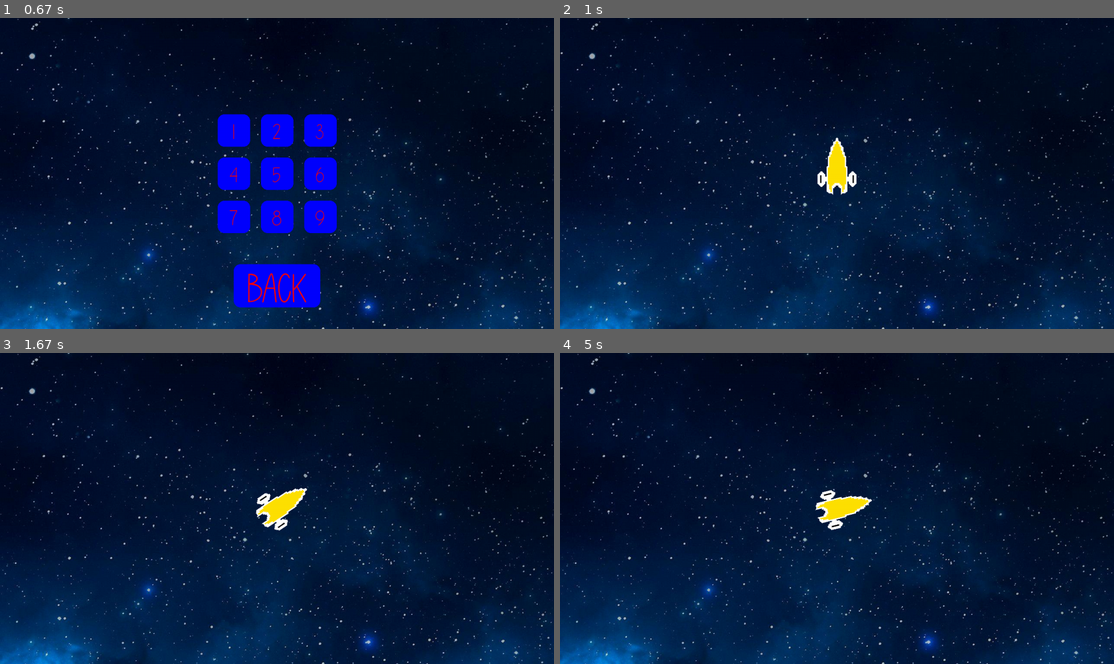
Above: before the commit, frames 1-4 (two rows, left to right).
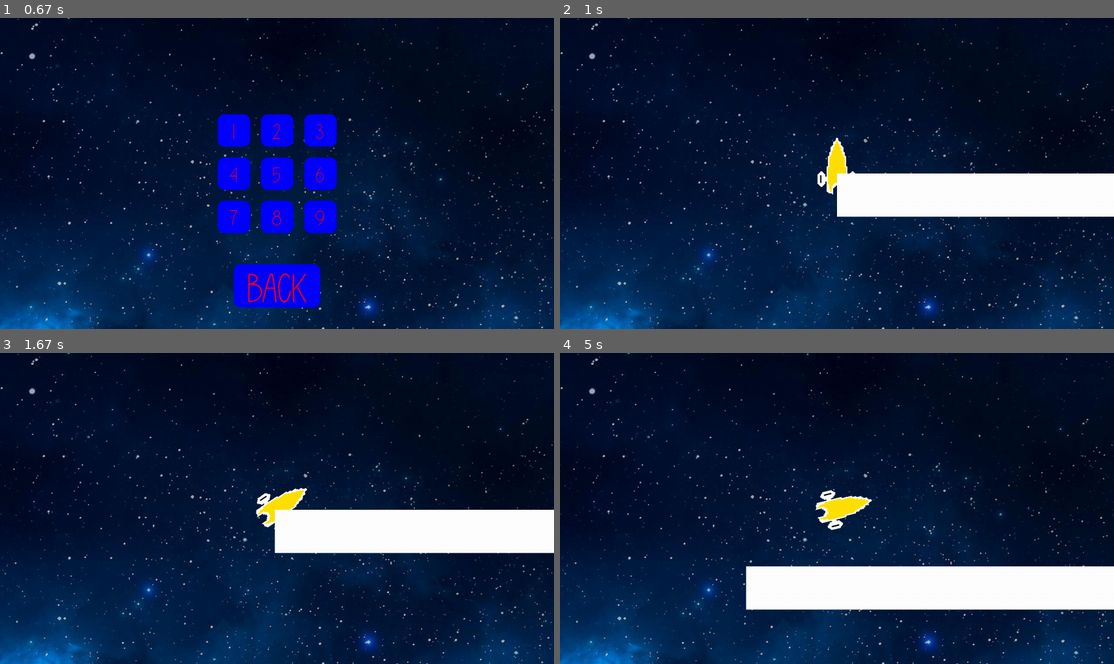
Above: after the commit, the same moments.

Repository: williamjamesj/pygame-project-williamjamesj
Game: pygame game, started from main.py
The game is run twice, just before and just after one commit, with the same random seed, the same clock (stepped at 60 frames per second) and the same inputs.
Inputs (mouse positions are in pixels of both pictures, inside the frame that each line leads up to):
- Up to frame 1 (0.67 s): click (277, 142) at 0.38 s
- Up to frame 2 (1 s): click (792, 129) at 0.72 s
- Up to frame 3 (1.67 s): hold Right 1-1.47 s; move the mouse to (454, 499) at 1.03 s; hold Up from 1.5 s (still down)
- Up to frame 4 (5 s): release Up at 1.8 s; hold Right 1.83-2.3 s; hold Left 2.33-2.87 s; hold Down 2.9-3.2 s; hold Left 3.23-3.63 s; hold Up 3.67-4.03 s; hold Right 4.07-4.7 s; hold Down from 4.73 s (still down)

Frame 1 is identical in both runs. In frame 2, 6.9% of the frame differs, in the area x 50-100%, y 50-65%; in frame 3, 7.0%; in frame 4, 9.3%, in the area x 33-100%, y 68-83%.

Commit message:
kinda works

Diff:
--- a/gameplay.py
+++ b/gameplay.py
@@ -5,14 +5,15 @@
 import math
 from obstacle import Barrier
 def playGame(level):
+    globals.playerorigin = globals.dimensions[0]/2,globals.dimensions[1]/2
     globals.allobjects = pygame.sprite.Group()
     globals.allnonplayers = pygame.sprite.Group()
     globals.gamestage = "game"
     globals.level = level
-    globals.playerspaceship = Spaceship([500,500],"yellowspaceship",10,0.1,0,2)
+    globals.playerspaceship = Spaceship([0,0],"yellowspaceship",10,0.1,0,2)
     globals.allobjects.add(globals.playerspaceship)
     globals.screen.blit(globals.backgroundpicture, (0,0))
-    globals.allnonplayers.add(Barrier(100,100,1000,100))
+    globals.allnonplayers.add(Barrier(0,0,1000,100))
     return
 def updatePlayer(keys):
     globals.screen.blit(globals.backgroundpicture, (0,0))
@@ -22,4 +23,10 @@
         font = pygame.font.Font('Nougat.ttf', 50)
         textobject = font.render(f"Speed: {str(math.ceil(globals.playerspaceship.speed))}", True, (255,0,0))
         globals.screen.blit(textobject, (500,0))
+    for i in globals.allnonplayers:
+        collisions = pygame.sprite.collide_mask(globals.playerspaceship,i)
+    if collisions:
+        print("collid")
+    else:
+        print("not collid")
     return
--- a/globalvariables.py
+++ b/globalvariables.py
@@ -11,3 +11,4 @@
 allobjects = None
 debug = False # Gives features like fps counter,
 allnonplayers = False
+playerorigin = None
--- a/obstacle.py
+++ b/obstacle.py
@@ -5,7 +5,7 @@
 class Barrier(pygame.sprite.Sprite):
     def __init__(self,x,y,width,height):
         super().__init__()
-        self.x = x; self.y = y
+        self.x = x+globals.playerorigin[0]; self.y = y+globals.playerorigin[1]
         self.colour = (255,255,255)
         self.width = width
         self.height = height
@@ -13,6 +13,7 @@
         self.image.fill(self.colour)
         self.rect = self.image.get_rect()
         self.rect.x = x; self.rect.y = y
+        self.mask = pygame.mask.from_surface(self.image)
     def update(self):
         self.rect.x = self.x-globals.playerspaceship.percievedx
         self.rect.y = self.y-globals.playerspaceship.percievedy # The platform moves, the player stays stationary.
--- a/spaceship.py
+++ b/spaceship.py
@@ -25,6 +25,7 @@
         self.speed = 0
         self.image = pygame.transform.rotate(self.imagelist[0],direction)
         self.rect = self.image.get_rect(center=coords)
+        self.mask = pygame.mask.from_surface(self.image)
         self.percievedx = coords[0]
         self.percievedy = coords[1]
         return
@@ -52,7 +53,7 @@
         self.percievedx += xy[0]*self.speed
         self.percievedy += xy[1]*self.speed
         self.image = pygame.transform.rotate(self.image,self.direction)
-        self.rect = self.image.get_rect(center=(globals.dimensions[0]/2,globals.dimensions[1]/2))
+        self.rect = self.image.get_rect(center=(globals.playerorigin))
         return
     def draw(self):
         globals.screen.blit(self.image,(self.rect.x,self.rect.y))
